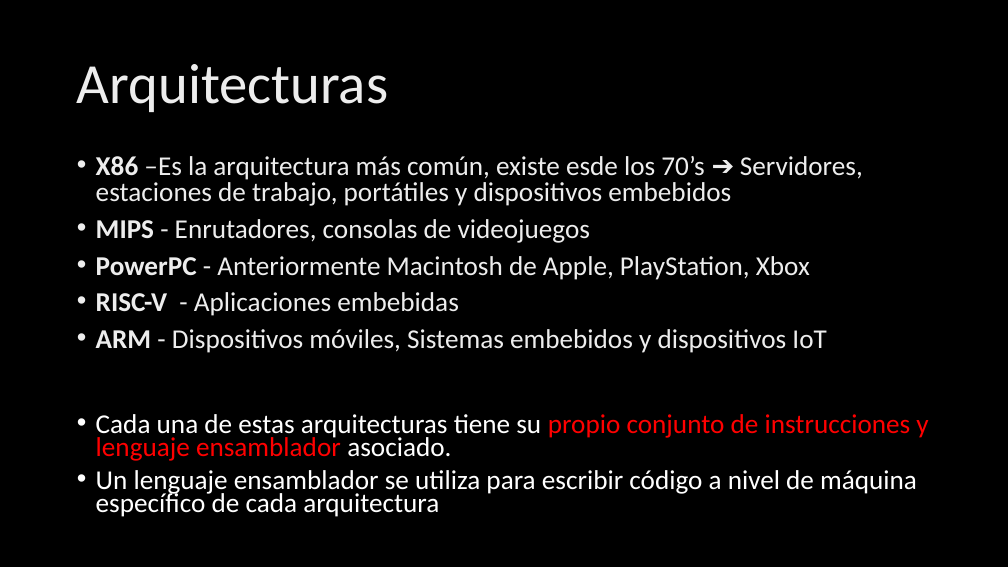
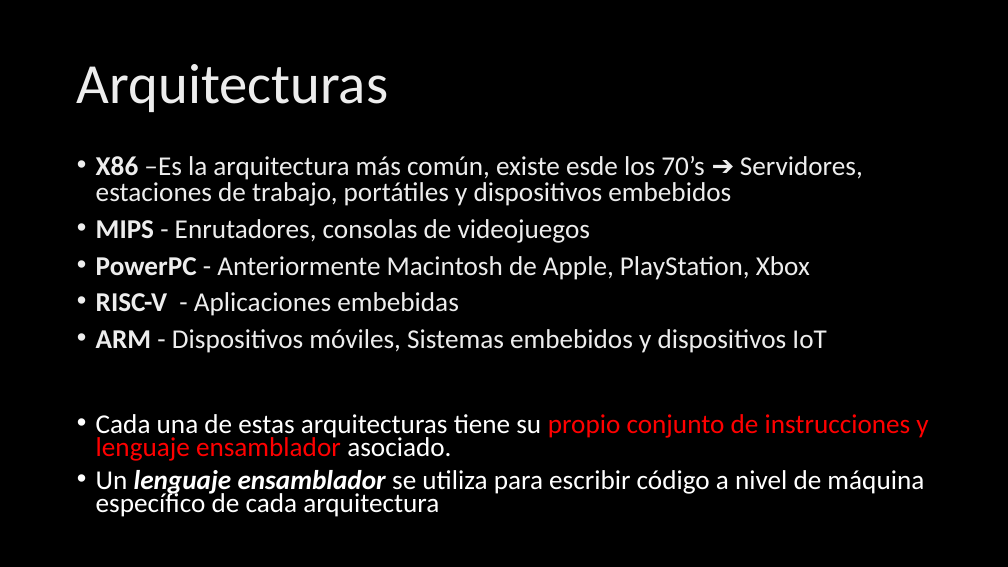
Before and after one commit to franvazgom/DAW-python, a slide deck: slide 7 of Docs/02_Intro.pptx. Drawn at 1008x567 pixels with LibreOffice and Linux fonts; fonts in the diff are those of the drawing; background and template pictures are left out. Boxes give left, top, right and bottom in pixels: in the first picture for what was removed or moved away, otherwise in the second. Text is boxed around its words. In the diff, an @@ line names an element or a change of style, - is before the commit and + after.

```diff
--- a/Docs/02_Intro.pptx
+++ b/Docs/02_Intro.pptx
@@ text at (x1=96, y1=470, x2=924, y2=517): bold on, italic on in "lenguaje ensamblador" @@
```
Also in this commit, not shown: 4 other slides changed, 3 other files.
